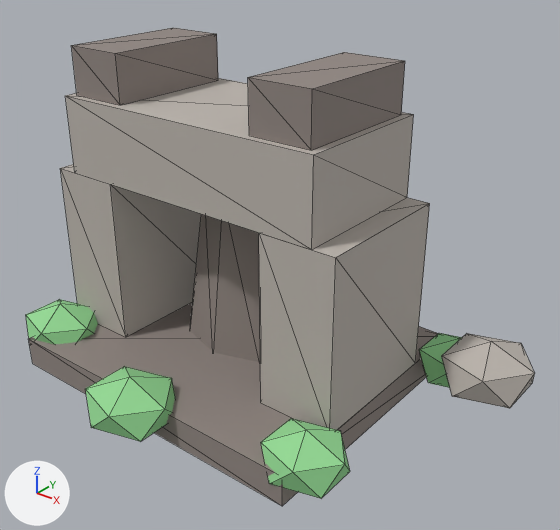
Renders of the glTF model assets/procedural/pretty/cave_entrance.glb from each side of a commit.
Both versions are drawn from a 50 mm camera at (7.27, -7.68, 7.02) aimed at (0.83, 0.37, 2.03). The axes (+X, +Y, +Z) are drawn at lower left. The lights are the same throughout. The older version comes first. Mesh edges are drawn as thin lines. Vertices at exactly the same position are counted once.

The first picture shows 'cave_entrance_root'.
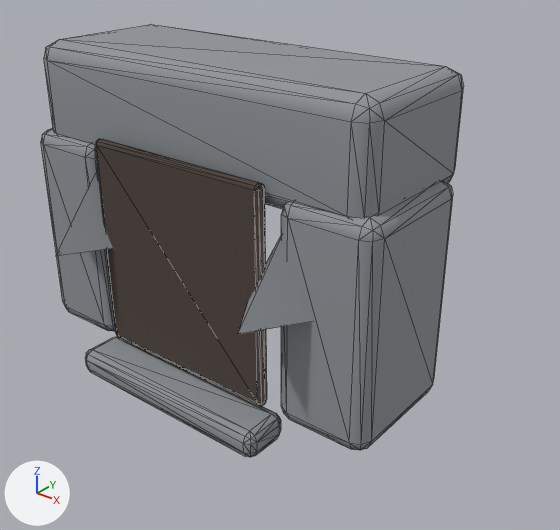
Location of each change, (x1, y1, x2, y2) in pixels of the pictures (560 x 530 px):
'cave_entrance_root', reshaped (17% narrower, 9% shorter): before (26, 28, 535, 506); after (41, 24, 464, 457)
part 1 of me_cave_entrance_mesh, rebuilt: before (60, 164, 201, 337); after (41, 128, 115, 331)
part 2 of me_cave_entrance_mesh, rebuilt (16% taller): before (259, 198, 430, 430); after (281, 181, 453, 450)
part 3 of me_cave_entrance_mesh, rebuilt (20% wider, 13% taller): before (65, 78, 414, 250); after (44, 24, 464, 218)
part 4 of me_cave_entrance_mesh, added: after (85, 337, 281, 457)
part 5 of me_cave_entrance_mesh, added: after (95, 139, 267, 406)
part 6 of me_cave_entrance_mesh, deleted: before (71, 28, 462, 498)
part 7 of me_cave_entrance_mesh, reshaped: before (26, 299, 535, 506); after (56, 176, 312, 334)

Edits to the bpy script that builds the scene:
```text
Add mat_fresh_cave_entrance_ink:
    mat_fresh_cave_entrance_ink = principled_material('fresh_cave_entrance_ink')
    mat_fresh_cave_entrance_ink.base_color = (0.075, 0.055, 0.045)  # brown #4d423c
    mat_fresh_cave_entrance_ink.roughness = 0.94
Add mat_fresh_cave_entrance_stone:
    mat_fresh_cave_entrance_stone = principled_material('fresh_cave_entrance_stone')
    mat_fresh_cave_entrance_stone.base_color = (0.28, 0.3, 0.32)  # grey #909599
    mat_fresh_cave_entrance_stone.roughness = 0.94
Change me_cave_entrance_mesh:
    used by ob_cave_entrance_root; location = (0.0, 0.0, 0.0)
    remove me_cave_entrance_mesh.from_pydata(...)  # 344 vertices, 604 faces; spans x -4.35..4.35, y -2.49..2.49, z 0.0..5.0
    remove me_cave_entrance_mesh.materials.append(mat_cave_stone_dark)  # grey #908681
    remove me_cave_entrance_mesh.materials.append(mat_cave_stone)  # grey #bcb5ad
    remove me_cave_entrance_mesh.materials.append(mat_cave_void)  # black #271919
    remove me_cave_entrance_mesh.materials.append(mat_cave_inner_glow)  # orange #ffc476
    remove me_cave_entrance_mesh.materials.append(mat_cave_inner_glow_hot)  # yellow #ffed95
    remove me_cave_entrance_mesh.materials.append(mat_cave_crystal)  # blue #c4edff
    remove me_cave_entrance_mesh.materials.append(mat_cave_crystal_pink)  # pink #ffc4ed
    remove me_cave_entrance_mesh.materials.append(mat_cave_moss)  # green #95da95
    add me_cave_entrance_mesh.from_pydata(...)  # 278 vertices, 528 faces; spans x -3.14..3.14, y -1.64..1.64, z 0.0..5.0
    me_cave_entrance_mesh part 1: the loose piece of 8 vertices spanning x -2.64..-1.45, y -0.78..1.48, z 0.48..3.1 is rebuilt with 56 vertices and now spans x -3.14..-1.7, y -0.83..1.22, z 0.36..3.64, in mat_fresh_cave_entrance_stone (grey #909599)
    me_cave_entrance_mesh part 2: the loose piece of 8 vertices spanning x 1.41..2.6, y -0.78..1.48, z 0.48..3.1 is rebuilt with 56 vertices and now spans x 1.7..3.14, y -0.83..1.22, z 0.36..3.64, in mat_fresh_cave_entrance_stone (grey #909599)
    me_cave_entrance_mesh part 3: the loose piece of 8 vertices spanning x -2.28..2.24, y -0.78..1.48, z 3.1..4.29 is rebuilt with 56 vertices and now spans x -2.96..2.96, y -0.72..1.64, z 3.37..5.0, in mat_fresh_cave_entrance_stone (grey #909599)
    me_cave_entrance_mesh part 4: a new loose piece of 56 vertices spanning x -1.78..1.78, y -1.43..-0.7, z 0.0..0.42, in mat_fresh_cave_entrance_stone (grey #909599)
    me_cave_entrance_mesh part 5: a new loose piece of 44 vertices spanning x -1.55..1.55, y -0.93..-0.78, z 0.51..3.8, in mat_fresh_cave_entrance_ink (brown #4d423c)
    me_cave_entrance_mesh part 6: 14 loose pieces with 276 vertices, spanning x -3.41..3.67, y -2.49..2.41, z 0.05..5.0, are deleted
    me_cave_entrance_mesh part 7
    44 vertices are removed from x -4.35..4.35, y -1.79..2.49, z 0.0..1.19
    72 faces are deleted
    10 vertices are added at x -2.42..2.42, y -1.64..0.36, z 2.14..3.33
    12 new faces join them, mat_fresh_cave_entrance_stone (grey #909599)
    add me_cave_entrance_mesh.materials.append(mat_fresh_cave_entrance_stone)  # grey #909599
    add me_cave_entrance_mesh.materials.append(mat_fresh_cave_entrance_ink)  # brown #4d423c
```
